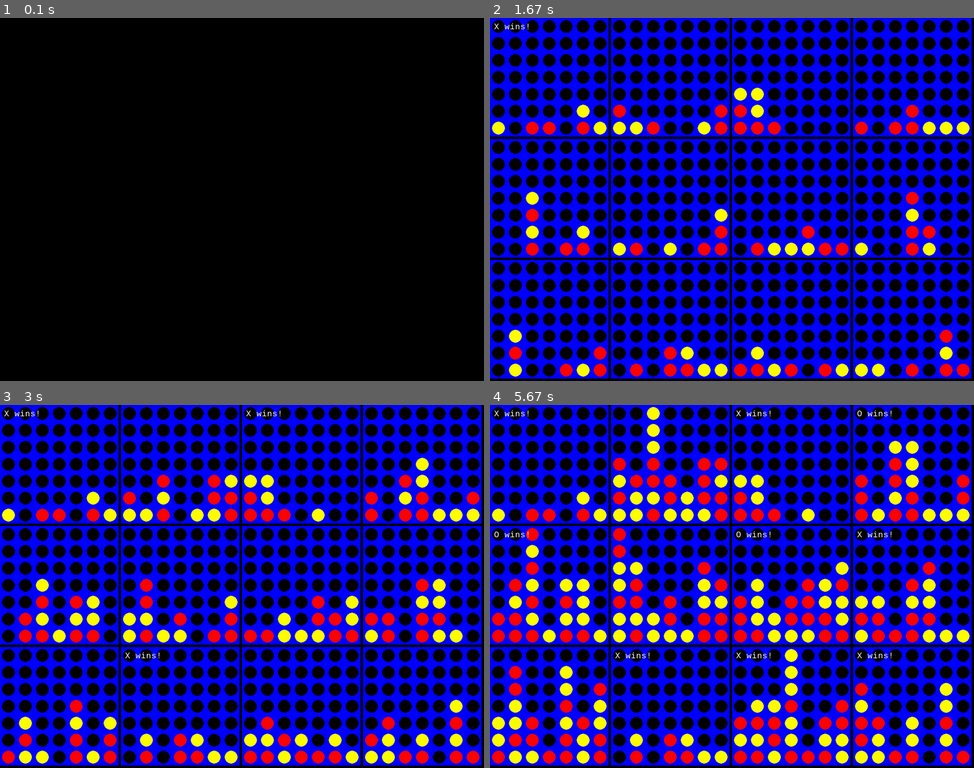
Above: before the commit, frames 1-4 (two rows, left to right).
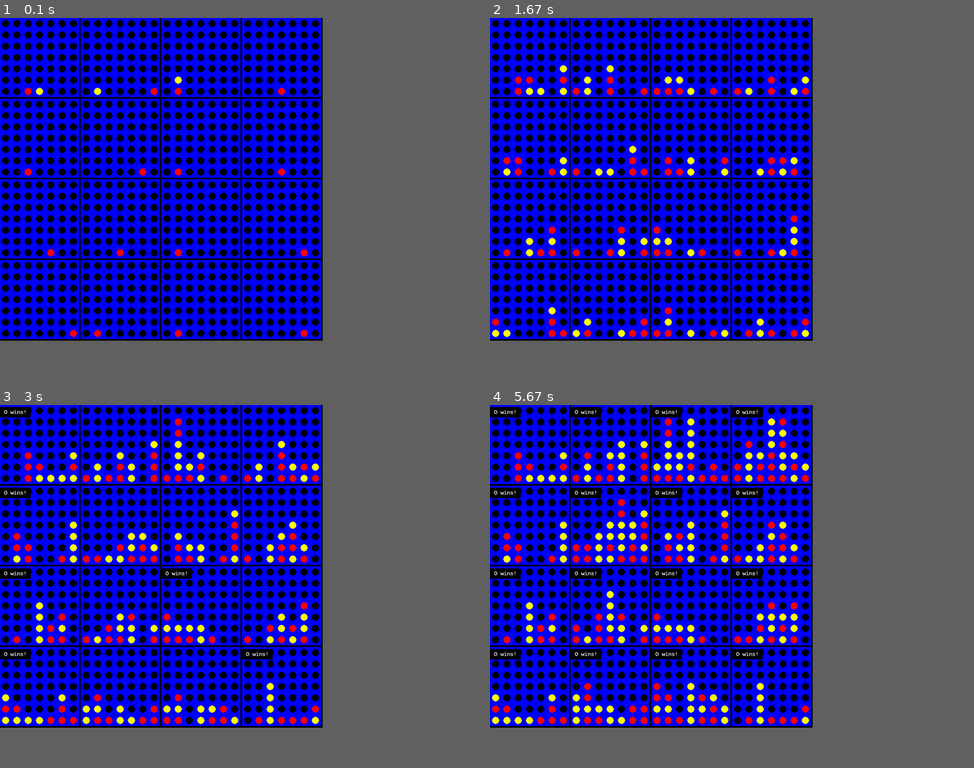
Above: after the commit, the same moments.

Repository: tahaluh/connect4-agents
Game: pygame game, started from main.py
Two runs of this game, one before a commit and one after it. Both use one fixed random seed, a clock stepped at 60 frames per second and the inputs below.
Inputs (mouse positions are in pixels of both pictures, inside the frame that each line leads up to):
- Up to frame 1 (0.1 s): no input
- Up to frame 2 (1.67 s): no input
- Up to frame 3 (3 s): click (280, 680) at 1.88 s; click (169, 459) at 2.22 s; click (145, 651) at 2.55 s; click (150, 510) at 2.88 s
- Up to frame 4 (5.67 s): click (606, 499) at 3.22 s; click (736, 539) at 3.55 s; click (751, 557) at 3.88 s; click (717, 510) at 4.22 s; click (557, 503) at 4.55 s; click (664, 553) at 4.88 s; click (557, 546) at 5.22 s; click (601, 659) at 5.55 s
The window is 900x675 before the commit and 600x600 after it. Grey fills any space a smaller window leaves; there, only what the larger window draws over its background counts as a difference.

The runs differ from the first frame. In frame 1, 43% of the frame differs, in the area x 0-67%, y 0-89%; in frame 2, 60%, in the area x 0-100%, y 0-100%; in frame 3, 55%; in frame 4, 57%.

Commit message:
feat: add MinMaxAgent class for AI player and implement copy method in Board class

Diff:
--- /dev/null
+++ b/agents/minmax_agent.py
@@ -0,0 +1,93 @@
+import random
+
+class MinMaxAgent:
+    def __init__(self, symbol, depth=3):
+        self.symbol = symbol
+        self.depth = depth
+
+    def get_move(self, board):
+        _, best_col = self.minimax(board, self.depth, -float('inf'), float('inf'), True)
+        # print(f"Best move for {self.symbol}: {best_col} - score: {_}")
+        return best_col
+
+    def minimax(self, board, depth, alpha, beta, maximizing_player):
+        valid_moves = [c for c in range(board.cols) if board.is_valid_move(c)]
+        random.shuffle(valid_moves)
+
+        is_terminal = board.check_win(self.symbol) or board.check_win(self.opponent()) or board.is_full()
+
+        if depth == 0 or is_terminal:
+            return self.evaluate(board), None
+
+        if maximizing_player:
+            max_eval = -float('inf')
+            best_col = random.choice(valid_moves)
+            for col in valid_moves:
+                row = board.get_next_open_row(col)
+                temp_board = board.copy()
+                temp_board.drop_piece(row, col, self.symbol)
+                eval_score, _ = self.minimax(temp_board, depth - 1, alpha, beta, False)
+                if eval_score > max_eval:
+                    max_eval = eval_score
+                    best_col = col
+                alpha = max(alpha, eval_score)
+                if beta <= alpha:
+                    break
+            return max_eval, best_col
+        else:
+            min_eval = float('inf')
+            best_col = random.choice(valid_moves)
+            for col in valid_moves:
+                row = board.get_next_open_row(col)
+                temp_board = board.copy()
+                temp_board.drop_piece(row, col, self.opponent())
+                eval_score, _ = self.minimax(temp_board, depth - 1, alpha, beta, True)
+                if eval_score < min_eval:
+                    min_eval = eval_score
+                    best_col = col
+                beta = min(beta, eval_score)
+                if beta <= alpha:
+                    break
+            return min_eval, best_col
+
+    def evaluate(self, board):
+        if board.check_win(self.symbol):
+            return 1000
+        if board.check_win(self.opponent()):
+            return -1000
+
+        return (
+            self.count_threes(board, self.symbol) * 1 -
+            self.count_threes(board, self.opponent()) * 1
+        )
+
+    def opponent(self):
+        return "O" if self.symbol == "X" else "X"
+
+    def count_threes(self, board, player):
+        count = 0
+        for r in range(board.rows):
+            for c in range(board.cols - 3):
+                window = [board.grid[r][c + i] for i in range(4)]
+                if window.count(player) == 3 and window.count(" ") == 1:
+                    count += 1
+
+        for c in range(board.cols):
+            for r in range(board.rows - 3):
+                window = [board.grid[r + i][c] for i in range(4)]
+                if window.count(player) == 3 and window.count(" ") == 1:
+                    count += 1
+
+        for r in range(board.rows - 3):
+            for c in range(board.cols - 3):
+                window = [board.grid[r + i][c + i] for i in range(4)]
+                if window.count(player) == 3 and window.count(" ") == 1:
+                    count += 1
+
+        for r in range(3, board.rows):
+            for c in range(board.cols - 3):
+                window = [board.grid[r - i][c + i] for i in range(4)]
+                if window.count(player) == 3 and window.count(" ") == 1:
+                    count += 1
+
+        return count
--- a/game/board.py
+++ b/game/board.py
@@ -1,3 +1,5 @@
+import copy
+
 ROWS = 7
 COLS = 7
 
@@ -53,3 +55,8 @@
 
     def is_full(self):
         return all(self.grid[0][c] != " " for c in range(self.cols))
+
+    def copy(self):
+        new_board = Board(self.rows, self.cols)
+        new_board.grid = copy.deepcopy(self.grid)
+        return new_board
--- a/main.py
+++ b/main.py
@@ -3,6 +3,7 @@
 from game.board import Board
 from agents.random_agent import RandomAgent
 from agents.human_agent import HumanAgent
+from agents.minmax_agent import MinMaxAgent
 from ui.pygame_draw import draw_board
 
 WHITE = (255, 255, 255)
@@ -32,7 +33,8 @@
         board = Board(ROWS, COLS)
         #player1 = HumanAgent("X", screen, square_size)
         player1 = RandomAgent("X")
-        player2 = RandomAgent("O")
+        #player1 = MinMaxAgent("X", depth=1)
+        player2 = MinMaxAgent("O", depth=4)
         games.append({
             "board": board,
             "players": [player1, player2],
@@ -45,7 +47,7 @@
         })
 
     while not all(g["over"] for g in games):
-        pygame.time.wait(200)
+        #pygame.time.wait(200)
 
         for g in games:
             if g["over"]:
@@ -63,14 +65,28 @@
                 board.drop_piece(row, col, current_player.symbol)
 
                 if board.check_win(current_player.symbol):
+                    draw_board(screen, board.grid, top_left=g["top_left"], square_size=square_size)
+
                     x, y = g["top_left"]
                     label = font.render(f"{current_player.symbol} wins!", True, WHITE)
+
+                    text_rect = label.get_rect(topleft=(x + 10, y + 10))
+                    pygame.draw.rect(screen, (0, 0, 0), text_rect.inflate(20, 10))
+                    screen.blit(label, text_rect.topleft)
+
                     screen.blit(label, (x + 10, y + 10))
                     pygame.display.update()
                     g["over"] = True
                 elif board.is_full():
+                    draw_board(screen, board.grid, top_left=g["top_left"], square_size=square_size)
+
                     x, y = g["top_left"]
                     label = font.render("Draw!", True, WHITE)
+
+                    text_rect = label.get_rect(topleft=(x + 10, y + 10))
+                    pygame.draw.rect(screen, (0, 0, 0), text_rect.inflate(20, 10))
+                    screen.blit(label, text_rect.topleft)
+
                     screen.blit(label, (x + 10, y + 10))
                     pygame.display.update()
                     g["over"] = True
@@ -85,5 +101,5 @@
 
 
 if __name__ == "__main__":
-    play_grid_games(grid_size=(3, 4), total_games=12, screen_size=(1200, 900))
+    play_grid_games(grid_size=(4,4), total_games=16, screen_size=(800, 800))
     pygame.time.wait(3000)
